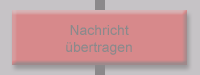
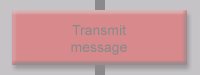
Two versions of the same layered image (200x75). Layer-by-layer changes:
renamed "Nachricht übertragen" to "Transmit message", painted on it over 66, 25, 132, 55
